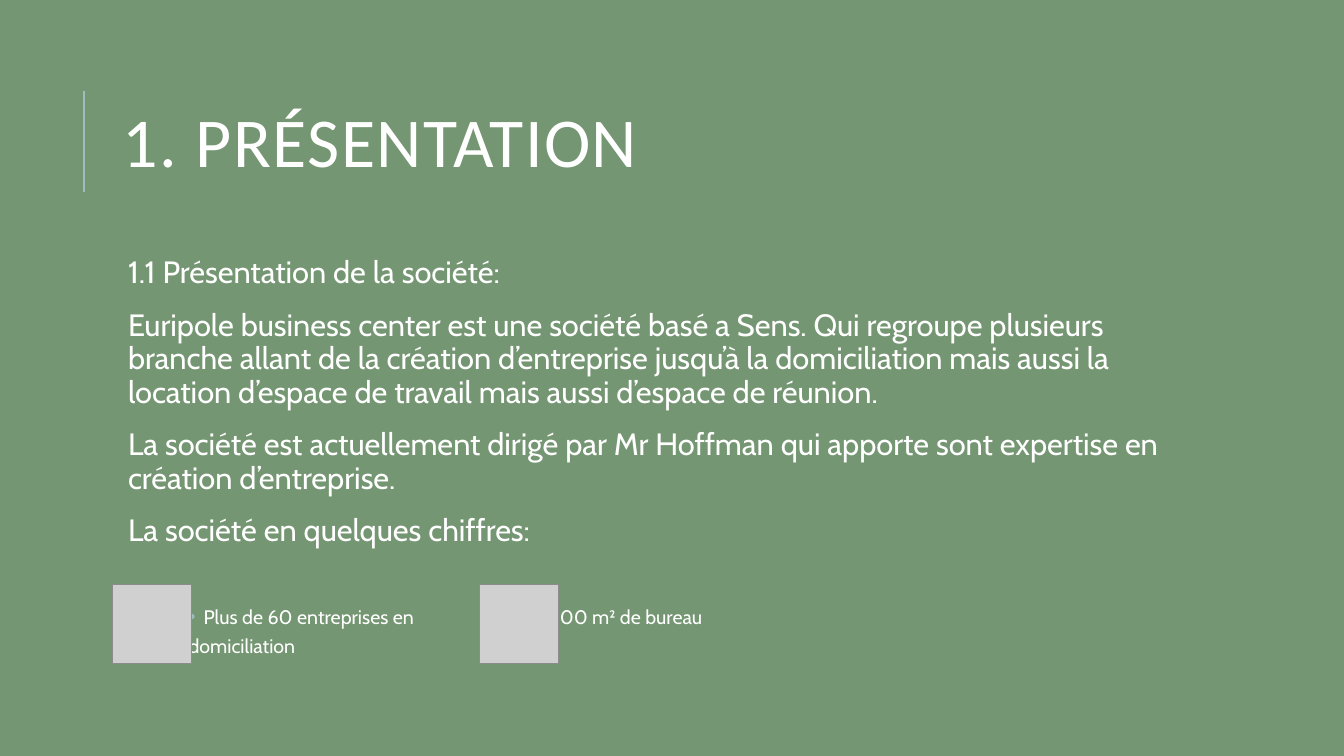
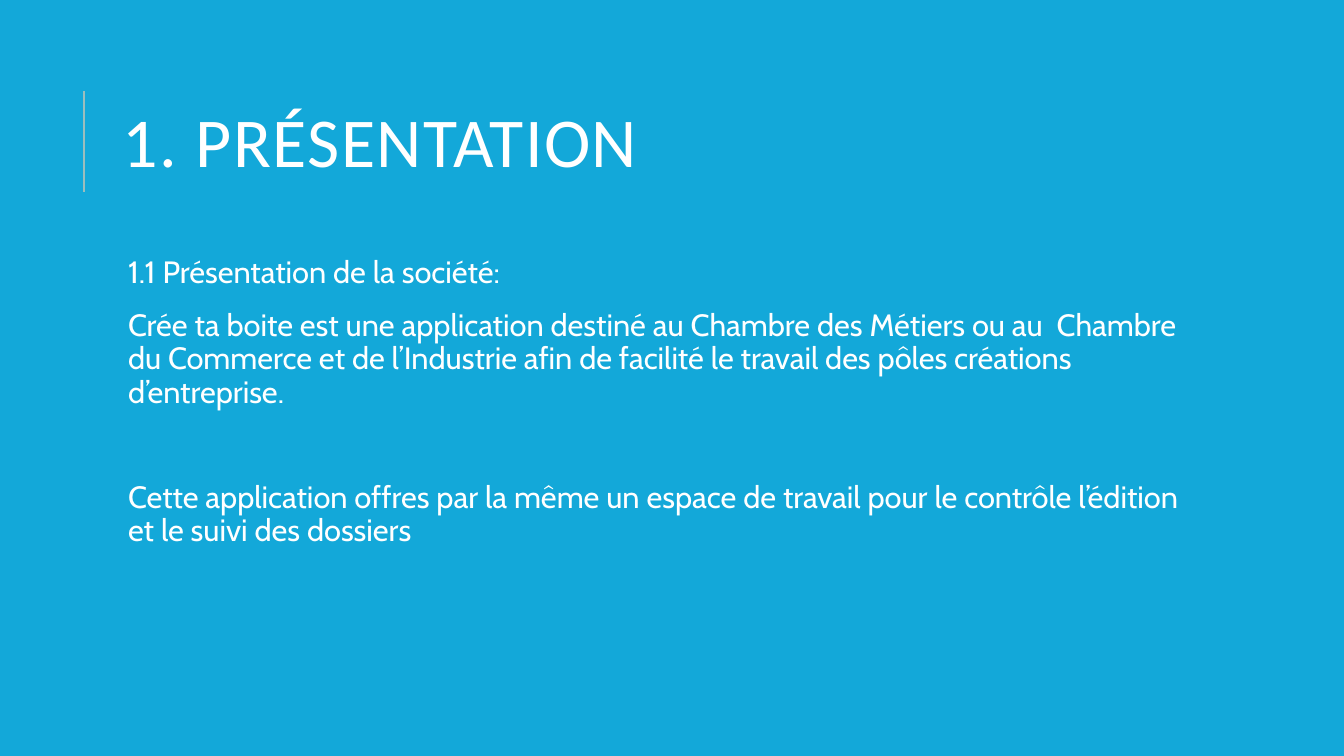
Before and after one commit to speleo27/creetaboite, a slide deck: slide 3 of partie_dev_front/Cahier des charges.pptx. Drawn at 1344x756 pixels with LibreOffice and Linux fonts; fonts in the diff are those of the drawing; grey boxes stand for pictures. Boxes give left, top, right and bottom in pixels: in the first picture for what was removed or moved away, otherwise in the second. Text is boxed around its words. In the diff, an @@ line names an element or a change of style, - is before the commit and + after.

```diff
--- a/partie_dev_front/Cahier des charges.pptx
+++ b/partie_dev_front/Cahier des charges.pptx
@@ background #759672 to #13A8D9 @@
@@ text at (128,313,1178,542): text changed @@
-  Euripole business center est une société basé a Sens. Qui regroupe plusieurs branche allant de la création d’entreprise jusqu’à la domiciliation mais aussi la location d’espace de travail mais aussi d’espace de réunion.
-  La société est actuellement dirigé par Mr Hoffman qui apporte sont expertise en création d’entreprise.
-  La société en quelques chiffres:
-        • Plus de 60 entreprises en 1000 m² de bureau
-        domiciliation
+  Crée ta boite est une application destiné au Chambre des Métiers ou au Chambre du Commerce et de l’Industrie afin de facilité le travail des pôles créations d’entreprise.
+  Cette application offres par la même un espace de travail pour le contrôle l’édition et le suivi des dossiers
@@ picture removed at (113,585,192,663) @@
@@ picture removed at (480,585,559,663) @@
```
Also in this commit, not shown: 9 other slides changed, 58 other files.
